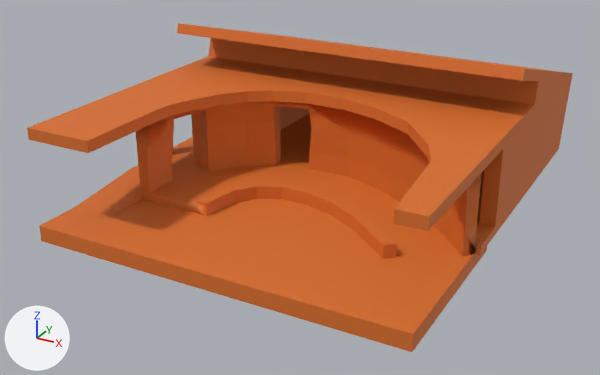
The OBJ model src/assets/models/linq_low_poly.obj: old version first, new version second.
The view is the same before and after, from a 50 mm camera at (1.58, -2.98, 1.15) aimed at (0.03, -0.16, -0.25). Arrows for +X, +Y and +Z are at lower left; the lights stay in place. Where no turn or scale is listed for an object, it has been applied to the vertices.

The first picture shows 'Cube.001_Cube.000'.
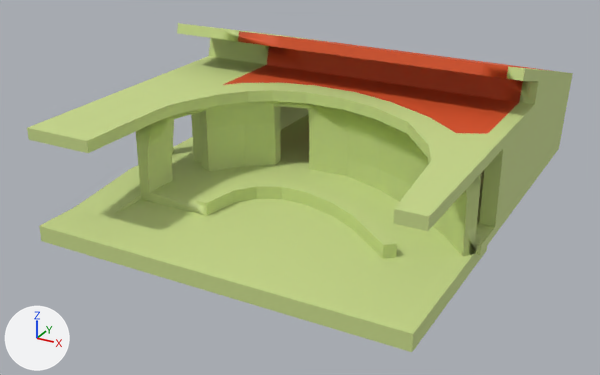
Location of each change, (x1, y1, x2, y2) in pixels of the pictures (600 x 375 px):
part 1 of me_cube_001_cube_000, built on: (184, 29, 559, 231) in both
part 2 of me_cube_001_cube_000, recoloured (orange to green): (27, 23, 573, 352) in both
part 3 of me_cube_001_cube_000, recoloured: (283, 37, 529, 85) in both

Patch to the scene script:
```diff
--- a/src/assets/models/linq_low_poly.obj.py
+++ b/src/assets/models/linq_low_poly.obj.py
@@ mat_roof @@
+mat_roof = principled_material('Roof')
+mat_roof.base_color = (0.704, 0.0837, 0.0162)  # orange #da5222
+mat_roof.roughness = 0.69
@@ mat_linq @@
+mat_linq = principled_material('LINQ')
+mat_linq.base_color = (0.586, 0.704, 0.257)  # green #c9da8b
+mat_linq.roughness = 0.69
@@ me_cube_001_cube_000 @@
 # used by ob_cube_001_cube_000; location = (0.0, 0.0, 0.0)
-me_cube_001_cube_000.from_pydata(...)  # 480 vertices, 473 faces; spans x -0.68..0.88, y -0.94..0.94, z -0.33..0.33
+me_cube_001_cube_000.from_pydata(...)  # 498 vertices, 521 faces; spans x -0.68..0.88, y -0.94..0.94, z -0.33..0.33
+# me_cube_001_cube_000 part 1
+# 1 vertex is removed from x -0.29, y -0.11, z 0.13
+# 25 faces are deleted
+# 9 vertices move from x -0.14..0.88, y -0.16..-0.03, z -0.03..0.13 to x -0.16..0.88, y -0.19..0.04, z -0.03..0.13
+# 4 vertices are added at (-0.29, -0.07, 0.13), (0.81, -0.19, 0.13), (0.71, -0.24, 0.13), (0.37, 0.23, 0.13)
+# 9 new vertices lie (0.09, 0.0, 0.0) away from vertices in x -0.45, y -0.14..0.94, z 0.04..0.33
+# 6 new vertices lie (0.11, 0.0, 0.0) away from vertices in x 0.71, y -0.01..0.3, z 0.13..0.33
+# 52 new faces join them, mat_linq (green #c9da8b)
+# 21 new faces join them, mat_roof (orange #da5222)
+# me_cube_001_cube_000 part 2: 429 faces spanning x -0.68..0.88, y -0.94..0.94, z -0.33..0.33 switch from mat_virtue (orange #da6f27) to mat_linq (green #c9da8b)
+# me_cube_001_cube_000 part 3: 20 faces spanning x -0.36..0.81, y -0.23..0.94, z 0.04..0.33 switch from mat_virtue (orange #da6f27) to mat_roof (orange #da5222)
```
